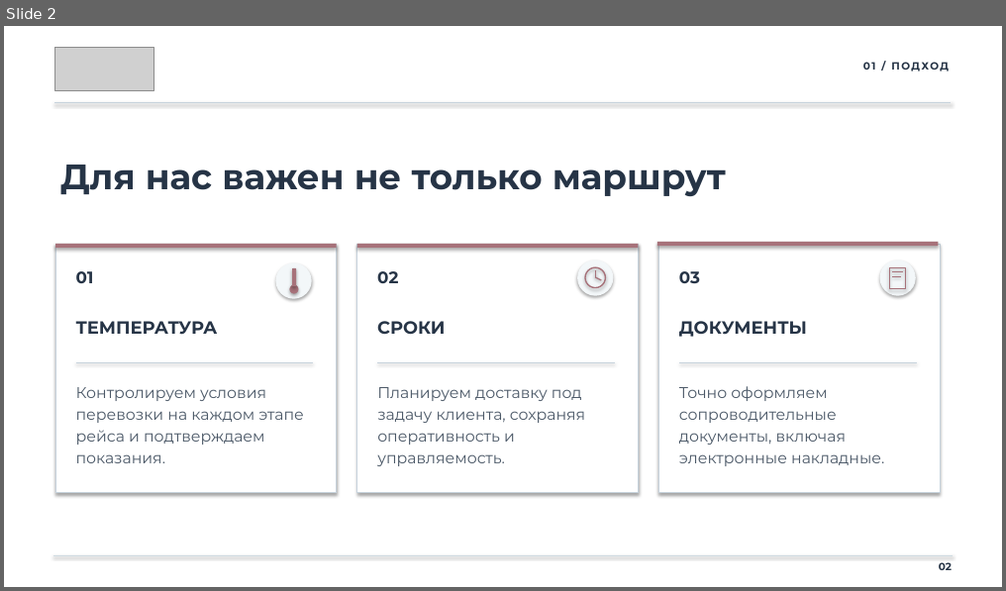
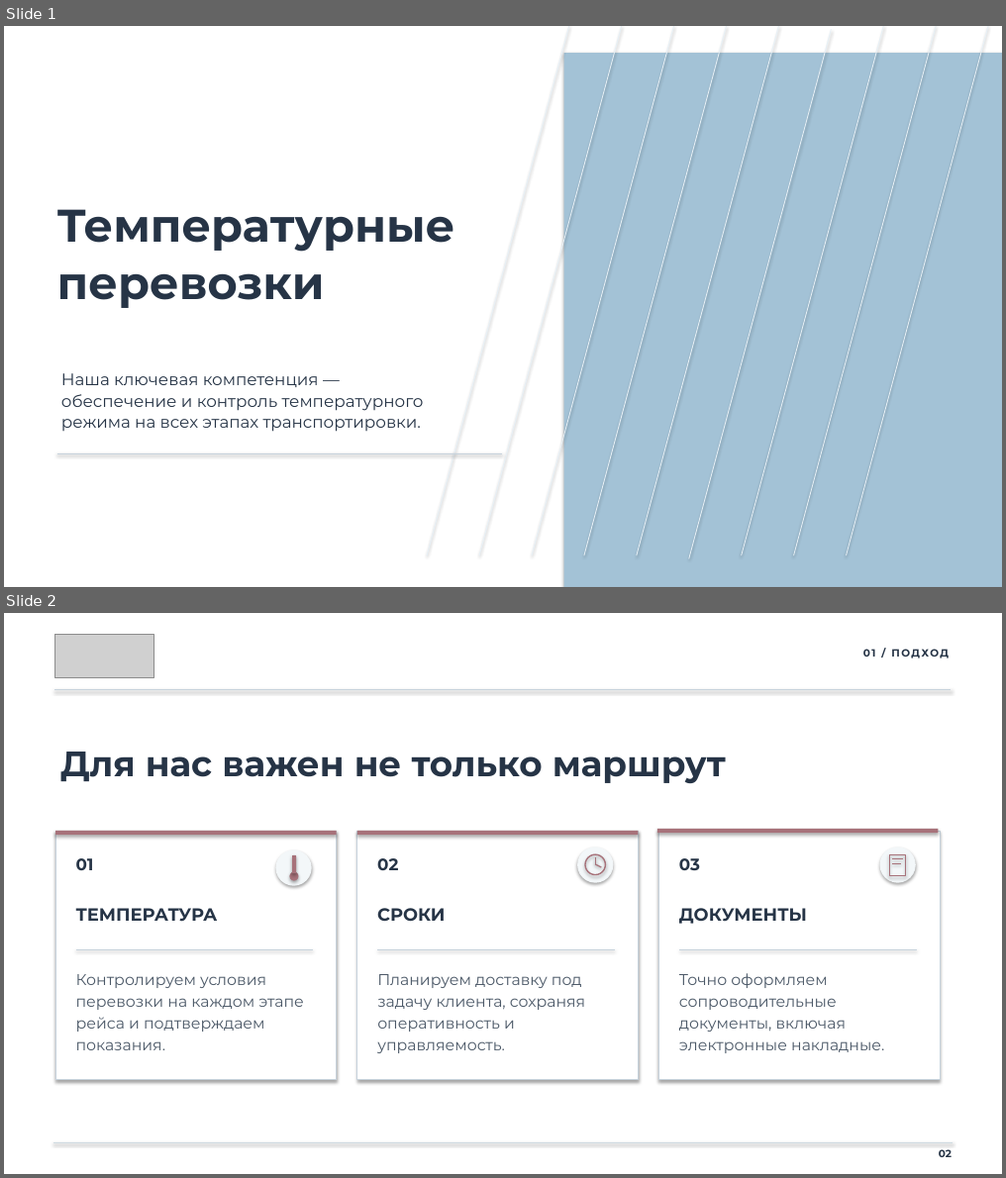
Before and after one commit to clouderefresh-arch/presentation, a slide deck: OLS-presentation.pptx. Shown one above the other, each under a label of ours: slide 2 before the commit, slides 1 and 2 after it. The pictures are 1006x591 and 1006x1178 pixels, drawn with LibreOffice and Linux fonts; fonts in the diff are those of the drawing; grey boxes stand for pictures. Boxes give left, top, right and bottom in pixels: in the first picture for what was removed or moved away, otherwise in the second. Text is boxed around its words. In the diff, an @@ line names an element or a change of style, - is before the commit and + after.

```diff
--- a/OLS-presentation.pptx
+++ b/OLS-presentation.pptx
@@ slide 1 added at bbox=[4, 26, 1002, 587], background #FFFFFF @@
@@ line added from (569, 26) to (427, 556), #E7F0F6 0.8 pt @@
@@ line added from (622, 26) to (479, 556), #E7F0F6 0.8 pt @@
@@ line added from (674, 26) to (532, 556), #E7F0F6 0.8 pt @@
@@ rectangle added at bbox=[564, 53, 1002, 587], fill #A3C2D6 @@
@@ line added from (727, 26) to (584, 556), #E7F0F6 0.8 pt @@
@@ line added from (779, 26) to (637, 556), #E7F0F6 0.8 pt @@
@@ line added from (832, 29) to (689, 559), #E7F0F6 0.8 pt @@
@@ line added from (884, 26) to (742, 556), #E7F0F6 0.8 pt @@
@@ line added from (936, 26) to (794, 556), #E7F0F6 0.8 pt @@
@@ line added from (988, 26) to (846, 556), #E7F0F6 0.8 pt @@
@@ text added at bbox=[57, 209, 455, 308], 44 pt, text #263446, bold @@
+Температурные
+перевозки
@@ text added at bbox=[61, 373, 424, 432], 16 pt, text #263446 @@
+Наша ключевая компетенция — обеспечение и контроль температурного режима на всех этапах транспортировки.
@@ line added from (57, 455) to (503, 455), #C6D2DC 1 pt @@
```
Also in this commit, not shown: 1 slide removed, 2 other files.
